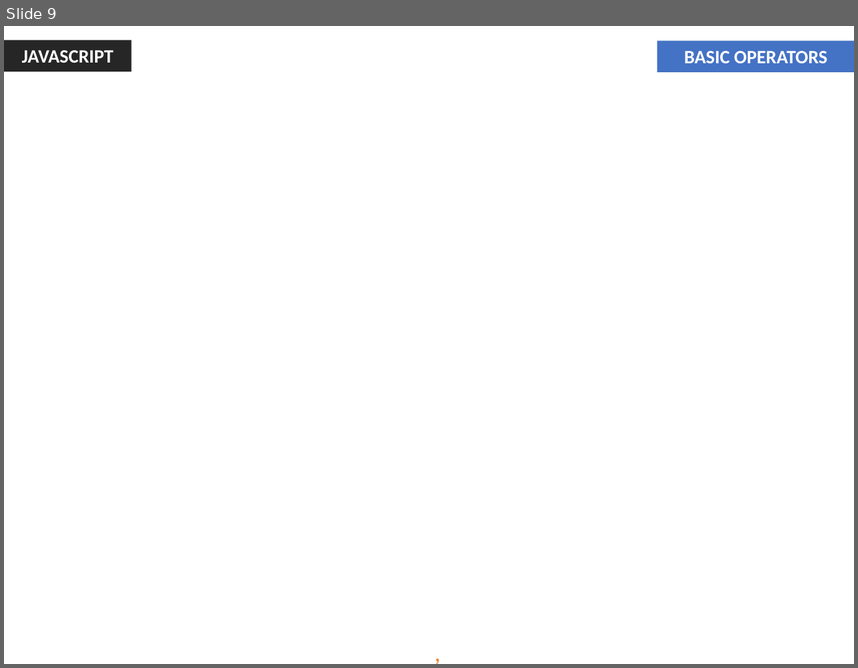
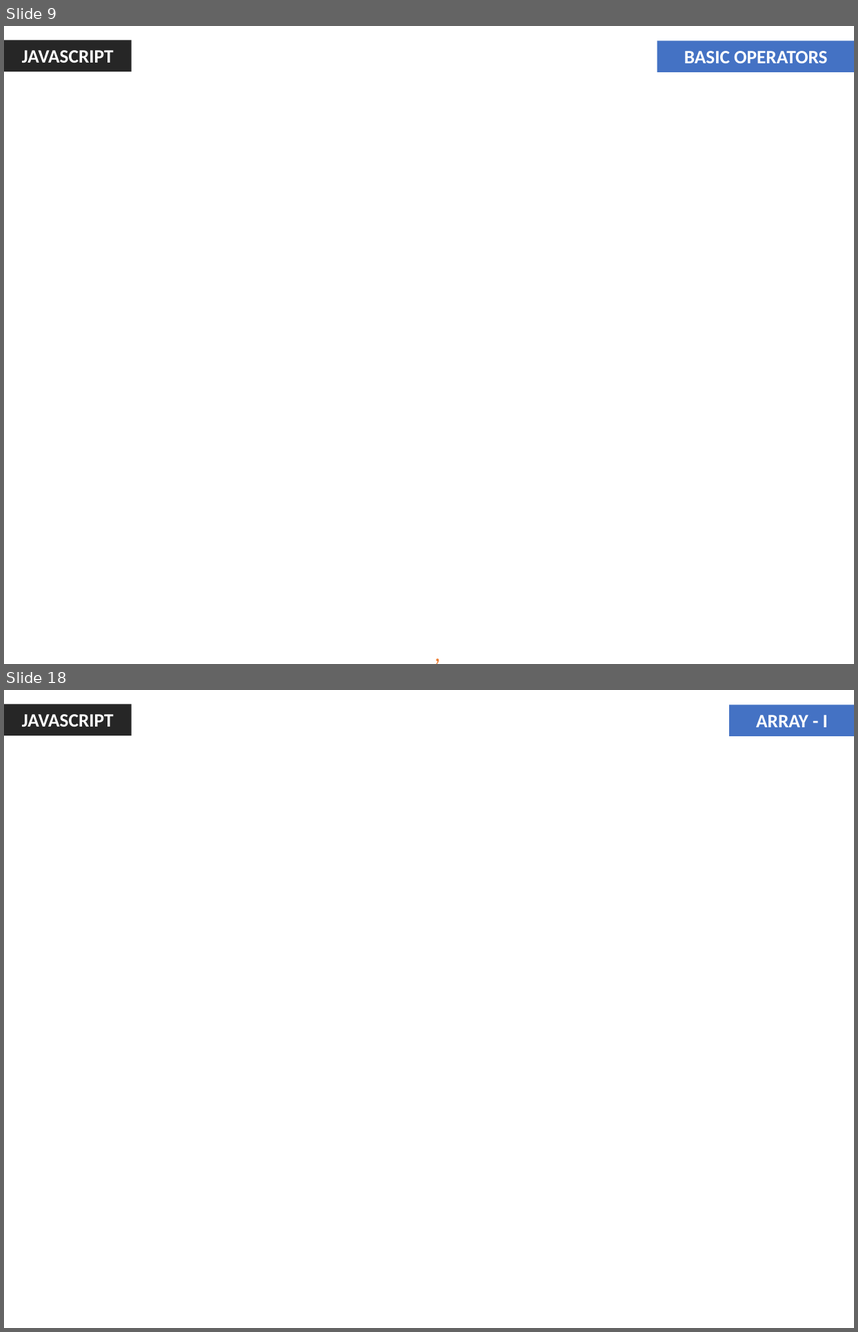
Before and after one commit to jharohit/web-fundamentals-course, a slide deck: Session III - Javascript/Session III - Javascript.pptx. Shown one above the other, each under a label of ours: slide 9 before the commit, slides 9 and 18 after it; the slides between them are not shown. The pictures are 858x668 and 858x1332 pixels, drawn with LibreOffice and Linux fonts; fonts in the diff are those of the drawing; background and template pictures are left out. Boxes give left, top, right and bottom in pixels: in the first picture for what was removed or moved away, otherwise in the second. Text is boxed around its words. In the diff, an @@ line names an element or a change of style, - is before the commit and + after.

```diff
--- a/Session III - Javascript/Session III - Javascript.pptx
+++ b/Session III - Javascript/Session III - Javascript.pptx
@@ slide 18 added at box(4, 690, 854, 1328), background picture (left out) @@
@@ rectangle added at box(4, 704, 132, 736), fill #262626, 16 pt, text #FFFFFF, bold @@
+JAVASCRIPT
@@ rectangle added at box(729, 704, 854, 736), fill #4472C4, 16 pt, text #FFFFFF, bold @@
+ARRAY - I
```
Also in this commit, not shown: 15 other slides added, 1 other file.
